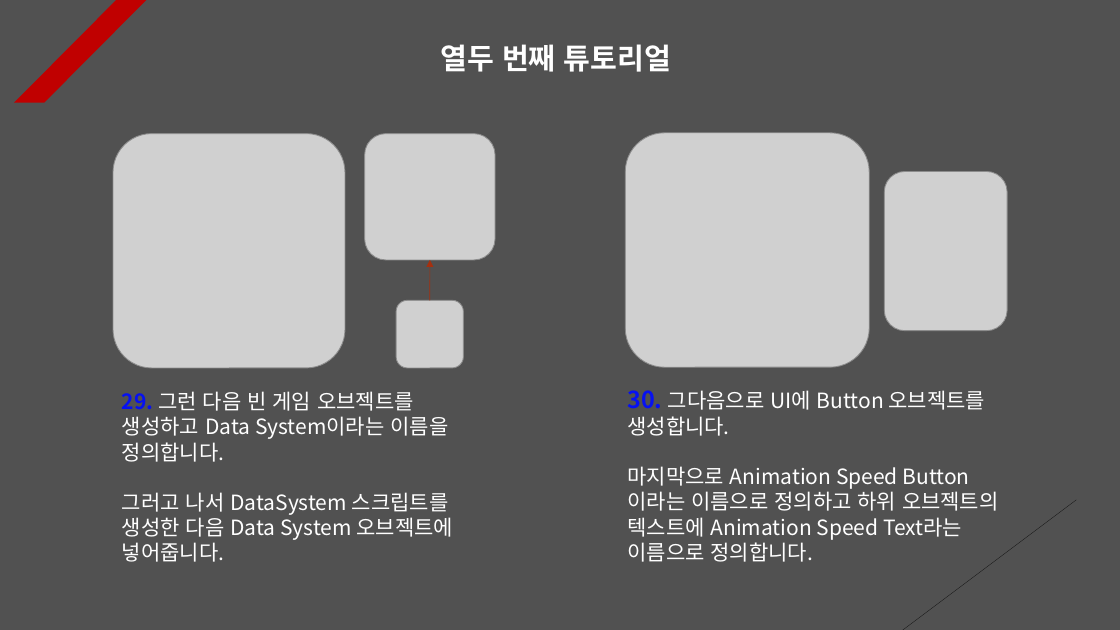
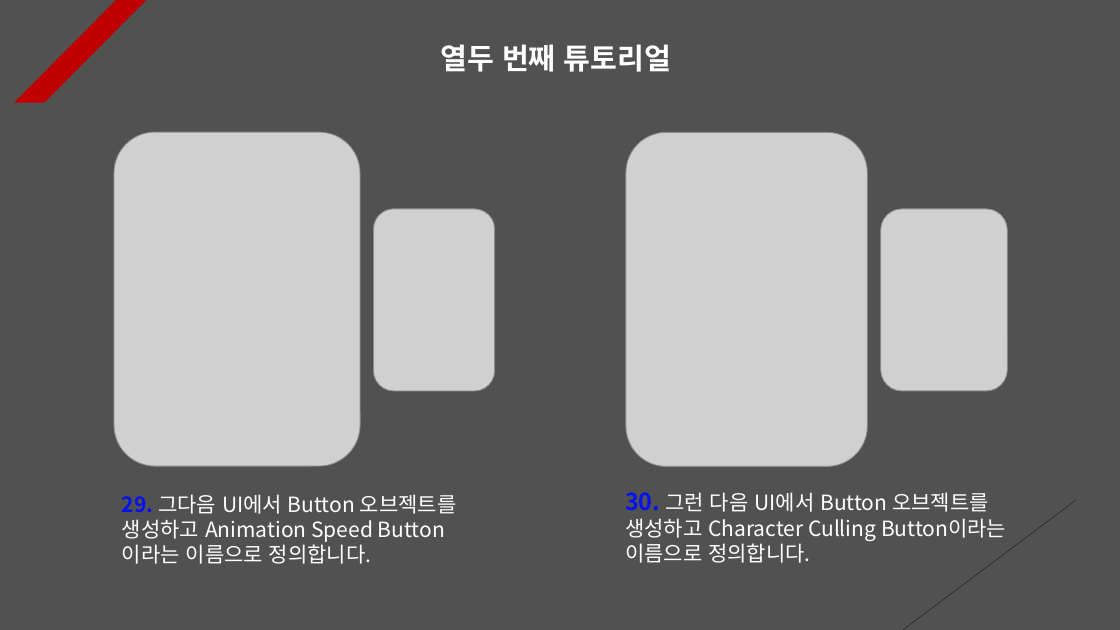
Before and after one commit to Unity2033/3D-UnityEngine, a slide deck: slide 12 of Assets/Class/Animation Retargeting/PPT Data/Animation Retargeting Example.pptx. Drawn at 1120x630 pixels with LibreOffice and Linux fonts; fonts in the diff are those of the drawing; grey boxes stand for pictures. Boxes give left, top, right and bottom in pixels: in the first picture for what was removed or moved away, otherwise in the second. Text is boxed around its words. In the diff, an @@ line names an element or a change of style, - is before the commit and + after.

Commit message:
NavMesh Agent Obstacle Tutorial Renewal
- Apply and set occlusion culling

- Each PPT data update

- Delete and add resource data

```diff
--- a/Assets/Class/Animation Retargeting/PPT Data/Animation Retargeting Example.pptx
+++ b/Assets/Class/Animation Retargeting/PPT Data/Animation Retargeting Example.pptx
@@ picture removed at (113,134,345,368) @@
@@ picture: place and size @@
-picture at (625,133,869,367)
+picture at (114,132,360,466)
@@ picture removed at (365,134,495,260) @@
@@ picture added at (626,133,867,467) @@
@@ picture added at (374,209,495,392) @@
@@ picture: place and size @@
-picture at (885,171,1007,331)
+picture at (881,209,1007,392)
@@ arrow removed from (430, 301) to (430, 260) @@
@@ picture removed at (397,301,464,369) @@
@@ text at (122,494,457,564): text changed @@
-29. 그런 다음 빈 게임 오브젝트를 생성하고 Data System이라는 이름을 정의합니다.
-그러고 나서 DataSystem 스크립트를 생성한 다음 Data System 오브젝트에 넣어줍니다.
+29. 그다음 UI에서 Button 오브젝트를 생성하고 Animation Speed Button이라는 이름으로 정의합니다.
@@ text at (625,492,1006,563): text changed @@
-30. 그다음으로 UI에 Button 오브젝트를 생성합니다.
-마지막으로 Animation Speed Button 이라는 이름으로 정의하고 하위 오브젝트의 텍스트에 Animation Speed Text라는 이름으로 정의합니다.
+30. 그런 다음 UI에서 Button 오브젝트를 생성하고 Character Culling Button이라는 이름으로 정의합니다.
```
Also in this commit, not shown: 5 other slides changed, 1 slide added, 2 slides removed, 19 other files.
